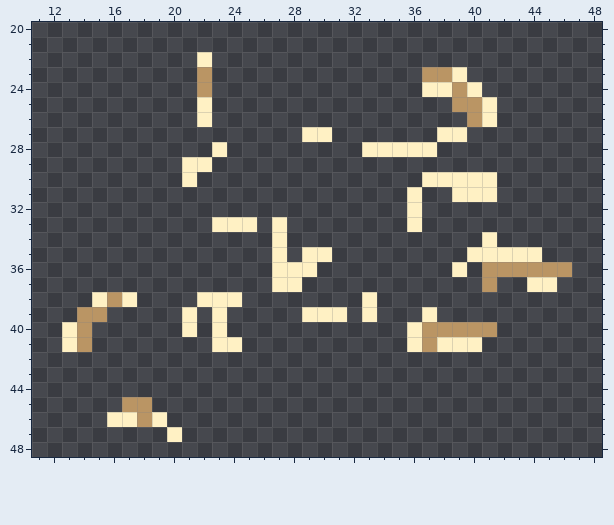
Pixel-art sprite, stored at sprites/spr_efeito_tiro_impacto/eb5133fd-6da7-4ca9-9ff0-63ac5dad5958.png. Above: the version before the commit.
The file is 64x64 pixels. Shown: x 11..48, y 20..48.
Once edited:
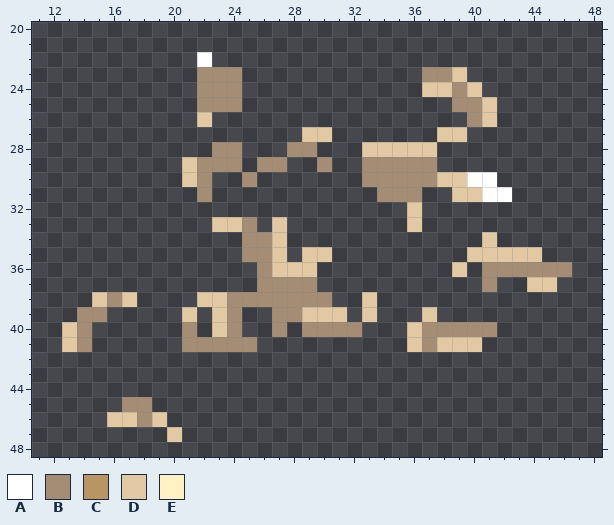
Palette (. is transparent): A #ffffff  B #a58c75  C #ba9564  D #e2c9a3  E #fff1c4
What changed:
Changed rows in their new state; - is an unchanged pixel.
first column x 13:
22 ---------A------------------------
23 ---------BBB------------BBD-------
24 ---------BBB------------DDBD------
25 ---------BBB--------------BBD-----
26 ---------D-----------------BD-----
27 ----------------DD-------DD-------
28 ----------BB---BB---DDDDD---------
29 --------DBBB-BB--B--BBBBB---------
30 --------DB--B-------BBBBBDDAA-----
31 ---------B-----------BBB--DDAA----
32 -----------------------D----------
33 ----------DDB-D--------D----------
34 ------------BBD-------------D-----
35 ------------BBD-DD---------DDDDD--
36 -------------BDDD---------D-BBBBBB
37 -------------BBBB-----------B--DD-
38 --DBD----DDBBBBBBB--D-------------
39 -BB-----D-DB--BBDDD-D---D---------
40 DB------B-DB--B-BBBB---DBBBBB-----
41 DB------BBBBB----------DBDDD------
first column x 16:
45 -BB--
46 DDBD-
47 ----D
Boxes around the changes in both pictures, in picture pixels (x1, y1, x2, y2):
changed: (62, 52, 572, 442)
